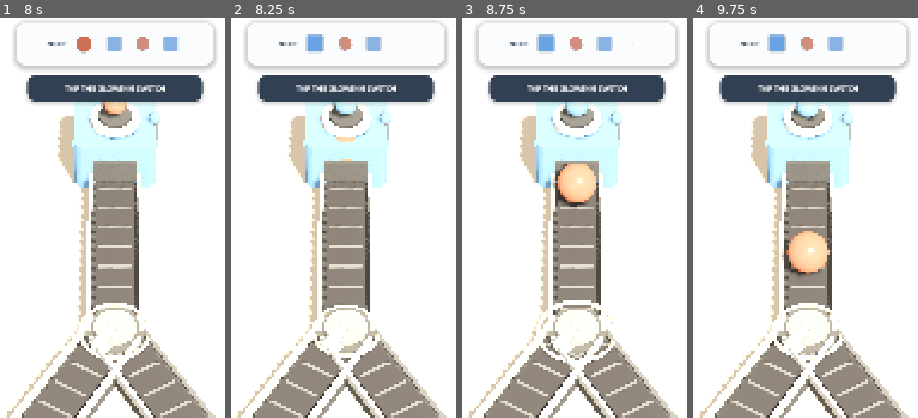
Above: before the commit, frames 1-4 (left to right).
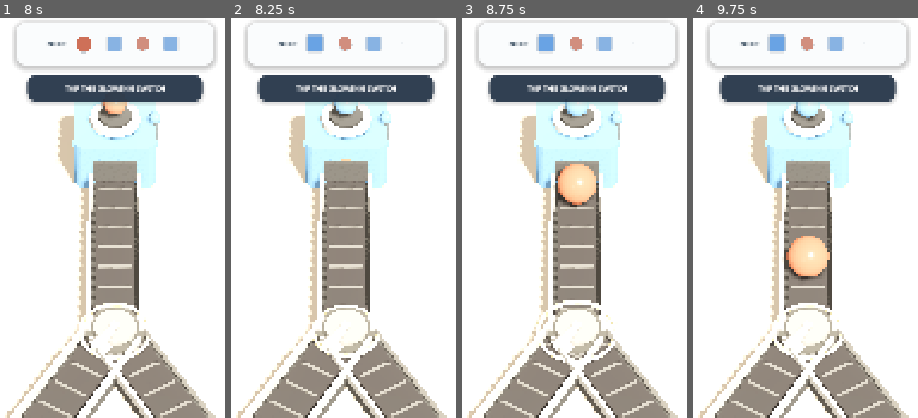
Above: after the commit, the same moments.

Repository: mocchaust64/rail_game
Game: Godot game, scene res://app/main.tscn
Same seed, same stepped clock (60 frames per second), same inputs: the game is played once before the commit and once after it.
Inputs (mouse positions are % of the whole screen's width and height, from its top left):
- Up to frame 1 (8 s): click "↻" at 0.5 s; click "Ⅱ" at 1.25 s; click "TEXT NORMAL" at 2 s; click "RESTART LEVEL" at 2.75 s; click "↻" at 3.5 s; click "Ⅱ" at 4.25 s; click "RESTART LEVEL" at 5 s; click "↻" at 5.75 s; click "Ⅱ" at 6.5 s; click "RESTART LEVEL" at 7.25 s
- Up to frame 2 (8.25 s): move the mouse to (72, 45) at 8.02 s; click (72, 45) at 8.17 s
- Up to frame 3 (8.75 s): no input
- Up to frame 4 (9.75 s): move the mouse to (30, 55) at 8.77 s; click (30, 55) at 8.92 s; move the mouse to (60, 28) at 9.52 s; click (60, 28) at 9.67 s
The pictures show only the part of the screen within x 24-74%, y 5-55%; the shares and areas given below are measured in that part.

Frame 1 is identical in both runs. In frame 2, 0.1% of the frame differs, in the area x 46-56%, y 29-31%; in frame 3, 0.2%; in frame 4, 0.8%, in the area x 39-61%, y 53-66%.

Commit message:
style: make cargo read as rolling balls

Diff:
--- a/gameplay/item_actor.gd
+++ b/gameplay/item_actor.gd
@@ -18,6 +18,7 @@
 
 var _visual: Node3D
 var _travel_clock: float = 0.0
+var _roll_angle: float = 0.0
 
 func configure(item_kind: String, source_id: String, start_id: String, next_id: String, start_pos: Vector3, next_pos: Vector3, move_speed: float) -> void:
 	kind = item_kind
@@ -32,31 +33,25 @@
 	state = ItemState.TRAVELING
 
 func _build_visual() -> void:
-	# Pooled items are reconfigured with a different cargo kind, so the previous
-	# visual has to go before the new one is built.
 	if _visual != null and is_instance_valid(_visual):
 		_visual.queue_free()
 	_visual = VisualFactory.create_kind_visual(kind, 0.34)
 	add_child(_visual)
 
-
-# Clears anything left over from the previous round so this node can be handed
-# back out by the pool.
 func prepare_for_reuse() -> void:
 	progress = 0.0
 	_travel_clock = 0.0
+	_roll_angle = 0.0
 	from_id = ""
 	to_id = ""
 	scale = Vector3.ONE
 	rotation = Vector3.ZERO
 	modulate_visual(1.0)
 
-
 func modulate_visual(alpha: float) -> void:
 	if _visual == null or not is_instance_valid(_visual):
 		return
 	_visual.visible = alpha > 0.0
-
 
 func start_segment(start_id: String, next_id: String, start_pos: Vector3, next_pos: Vector3) -> void:
 	from_id = start_id
@@ -65,11 +60,10 @@
 	to_pos = next_pos
 	progress = 0.0
 	segment_length = max(0.001, from_pos.distance_to(to_pos))
-	global_position = from_pos + Vector3(0, 0.56, 0)
+	global_position = from_pos + Vector3(0, 0.52, 0)
 	state = ItemState.TRAVELING
 	if _visual != null:
-		var dir := (to_pos - from_pos).normalized()
-		_visual.rotation.y = atan2(dir.x, dir.z)
+		_visual.rotation = Vector3.ZERO
 
 func advance(delta: float) -> bool:
 	if state != ItemState.TRAVELING:
@@ -77,10 +71,16 @@
 	_travel_clock += delta
 	progress += (speed * delta) / segment_length
 	var t := clampf(progress, 0.0, 1.0)
-	var bob := sin(_travel_clock * 8.0) * 0.018
-	global_position = from_pos.lerp(to_pos, t) + Vector3(0, 0.56 + bob, 0)
+	global_position = from_pos.lerp(to_pos, t) + Vector3(0, 0.52, 0)
+
+	# Reference cargo rolls along the track rather than hovering/bobbing. Rotate
+	# around the axis perpendicular to travel so the motion reads physically.
 	if _visual != null:
-		_visual.rotation.z = sin(_travel_clock * 5.0) * 0.025
+		var distance := speed * delta
+		_roll_angle += distance / 0.34
+		var dir := (to_pos - from_pos).normalized()
+		var axis := Vector3(dir.z, 0.0, -dir.x).normalized()
+		_visual.rotate(axis, _roll_angle - _visual.rotation.length())
 	return progress >= 1.0
 
 func animate_delivered() -> void:
@@ -89,8 +89,7 @@
 	tween.set_parallel(true)
 	tween.set_trans(Tween.TRANS_QUAD).set_ease(Tween.EASE_IN)
 	tween.tween_property(self, "scale", Vector3.ONE * 0.08, 0.16)
-	tween.tween_property(self, "position:y", position.y + 0.42, 0.16)
-	tween.tween_property(self, "rotation:y", rotation.y + PI * 0.75, 0.16)
+	tween.tween_property(self, "position:y", position.y + 0.28, 0.16)
 	tween.finished.connect(_finish)
 
 func animate_buffered(target_global: Vector3) -> void:
@@ -102,7 +101,6 @@
 	tween.tween_property(self, "scale", Vector3.ONE * 0.38, 0.22)
 	tween.finished.connect(_finish)
 
-# Pooled: the owner decides what happens next, this node is not destroyed.
 func _finish() -> void:
 	state = ItemState.DEAD
 	finished.emit(self)
